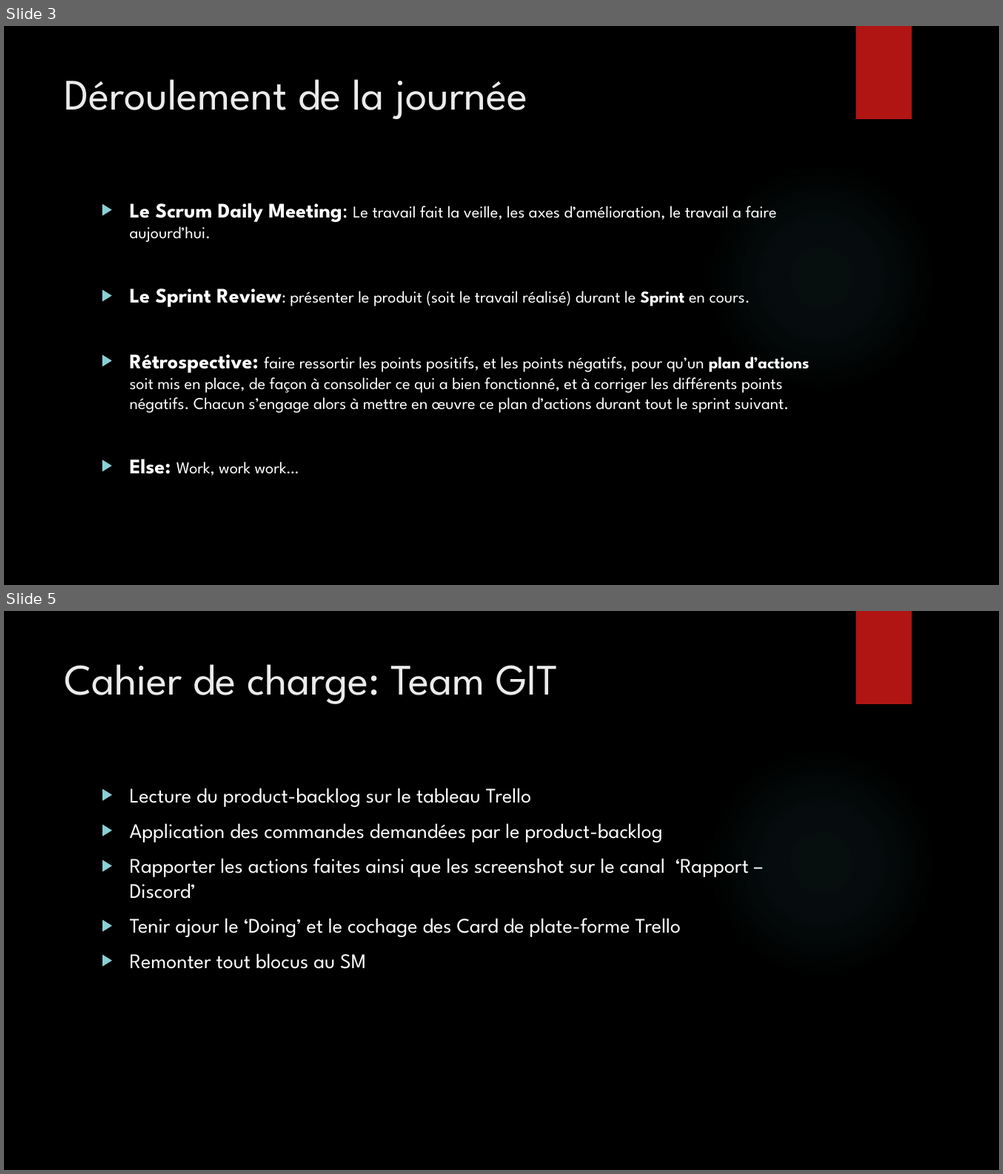
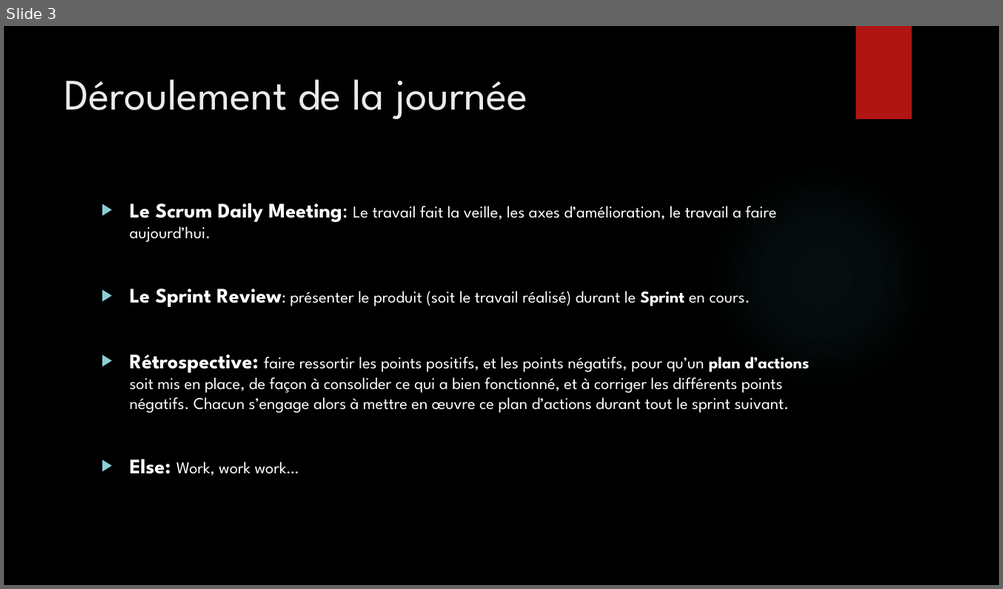
Before and after one commit to Apter-X/Ecoteam, a slide deck: Ecoteam - Présentation.pptx. Shown one above the other, each under a label of ours: slides 3 and 5 before the commit, slide 3 after it; the slides between them are not shown. The pictures are 1003x1174 and 1003x589 pixels, drawn with LibreOffice and Linux fonts; fonts in the diff are those of the drawing; background and template pictures are left out. Boxes give left, top, right and bottom in pixels: in the first picture for what was removed or moved away, otherwise in the second. Text is boxed around its words. In the diff, an @@ line names an element or a change of style, - is before the commit and + after.

```diff
--- a/Ecoteam - Présentation.pptx
+++ b/Ecoteam - Présentation.pptx
@@ slide 5 removed at bbox=[4, 611, 999, 1170], background picture (left out); not listed: 2 template elements that a slide beside it also shows @@
@@ title removed at bbox=[64, 664, 558, 704] @@
-Cahier de charge: Team GIT
@@ text removed at bbox=[130, 788, 748, 969] @@
-▶ Lecture du product-backlog sur le tableau Trello
-▶ Application des commandes demandées par le product-backlog
-▶ Rapporter les actions faites ainsi que les screenshot sur le canal ‘Rapport – Discord’
-▶ Tenir ajour le ‘Doing’ et le cochage des Card de plate-forme Trello
-▶ Remonter tout blocus au SM
```
Also in this commit, not shown: 2 other slides removed, 2 other files.
